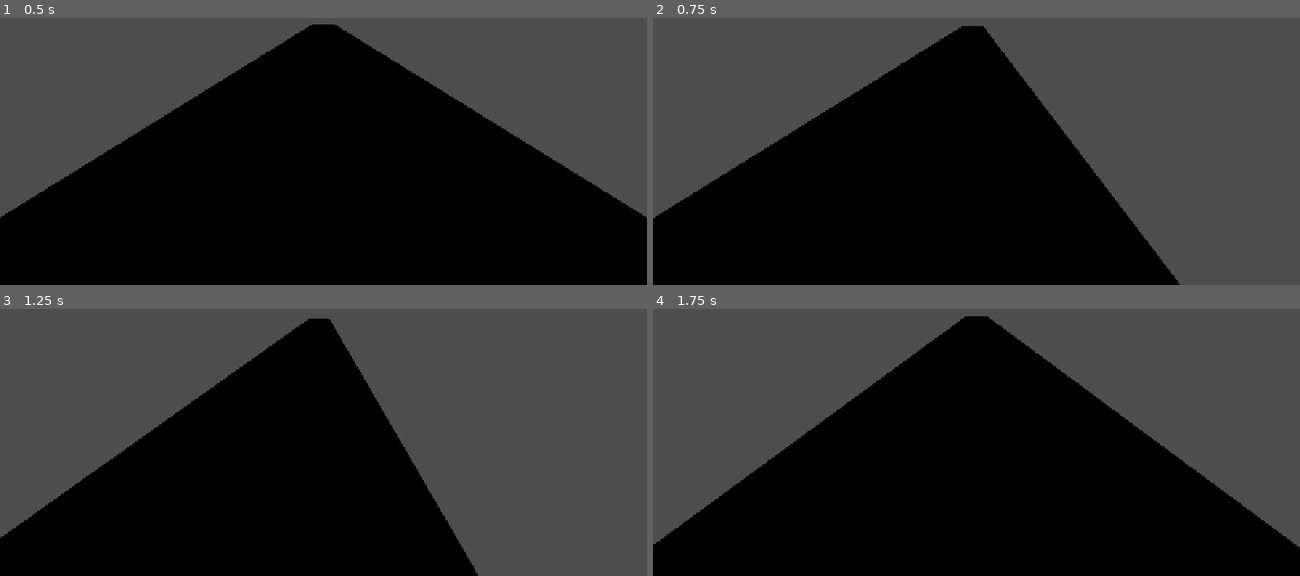
Above: before the commit, frames 1-4 (two rows, left to right).
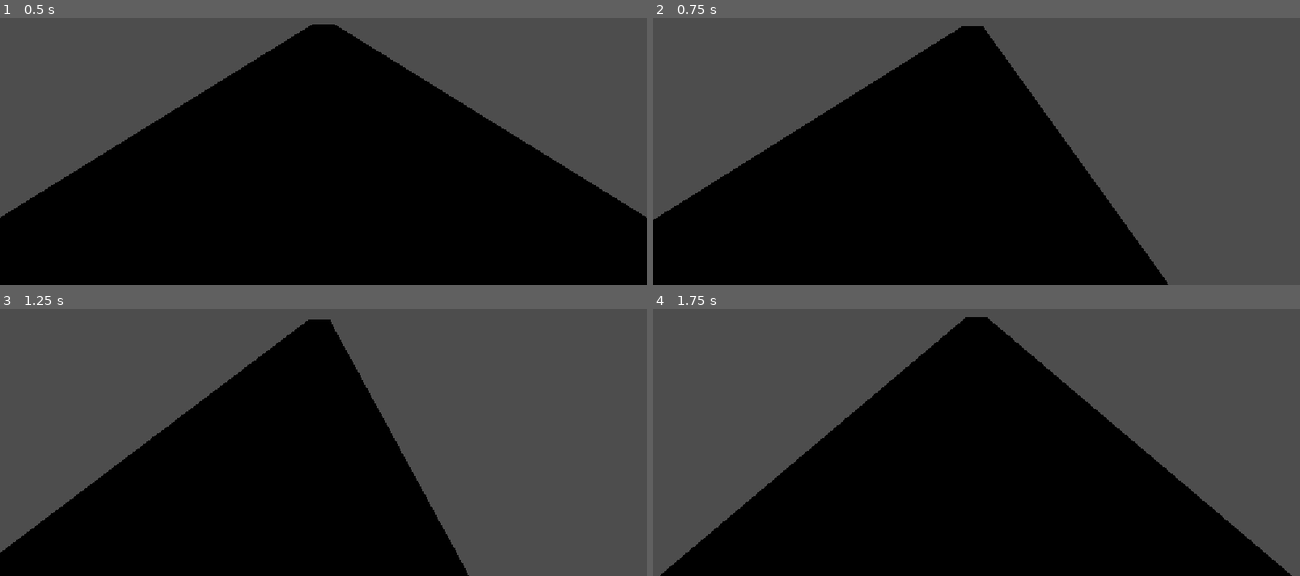
Above: after the commit, the same moments.

Repository: jimenezoe-hue/dinocity
Game: Godot game, scene res://scenes/main.tscn
Two runs of this game, one before a commit and one after it. Both use one fixed random seed, a clock stepped at 60 frames per second and the inputs below.
Inputs:
- Up to frame 1 (0.5 s): no input
- Up to frame 2 (0.75 s): tap Enter (ui_accept) at 0.5 s; hold Right (ui_right) from 0.53 s (still down)
- Up to frame 3 (1.25 s): keep holding Right (ui_right); tap Enter (ui_accept) at 0.77 s
- Up to frame 4 (1.75 s): release Right (ui_right) at 1.28 s; hold Left (ui_left) from 1.28 s (still down); tap Enter (ui_accept) at 1.52 s

Frame 1 is identical in both runs. In frame 2, 1.0% of the frame differs, in the area x 0-82%, y 3-100%; in frame 3, 2.1%; in frame 4, 6.6%, in the area x 0-100%, y 2-100%.

Commit message:
Update player with states, trail and debug keys

Diff:
--- a/scripts/player.gd
+++ b/scripts/player.gd
@@ -1,23 +1,32 @@
 extends CharacterBody3D
 
 @export var speed: float = 8.0
-@export var jump_velocity: float = 6.5
+@export var jump_velocity: float = 7.0
 @export var lane_distance: float = 2.5
 
 var gravity: float = ProjectSettings.get_setting("physics/3d/default_gravity")
-var current_lane: int = 1  # 0 = left, 1 = center, 2 = right
+var current_lane: int = 1
+var state: String = "running"
+var invincible: bool = false
+var speed_mult: float = 1.0
+
+signal died
+signal collected(type: String)
+
+func _ready() -> void:
+	add_to_group("player")
 
 func _physics_process(delta: float) -> void:
-	# Gravity
 	if not is_on_floor():
 		velocity.y -= gravity * delta
+		state = "jumping"
+	else:
+		state = "running"
 
-	# Auto-run forward
-	velocity.z = -speed
+	velocity.z = -speed * speed_mult
 
-	# Smooth lane change
 	var target_x := (current_lane - 1) * lane_distance
-	position.x = lerpf(position.x, target_x, 0.15)
+	position.x = lerpf(position.x, target_x, 0.18)
 
 	move_and_slide()
 
@@ -25,8 +34,8 @@
 	if is_on_floor():
 		velocity.y = jump_velocity
 
-func change_lane(direction: int) -> void:
-	current_lane = clampi(current_lane + direction, 0, 2)
+func change_lane(dir: int) -> void:
+	current_lane = clampi(current_lane + dir, 0, 2)
 
 func _unhandled_input(event: InputEvent) -> void:
 	if event.is_action_pressed("ui_accept") or event.is_action_pressed("ui_up"):
@@ -35,3 +44,20 @@
 		change_lane(-1)
 	if event.is_action_pressed("ui_right"):
 		change_lane(1)
+
+	# Debug keys
+	if event is InputEventKey and event.pressed:
+		match event.keycode:
+			KEY_F1:
+				invincible = !invincible
+				print("Invincible: ", invincible)
+			KEY_F2:
+				speed_mult = 2.0
+			KEY_F3:
+				speed_mult = 1.0
+
+func hit() -> void:
+	if invincible:
+		return
+	died.emit()
+	print("Game Over")
